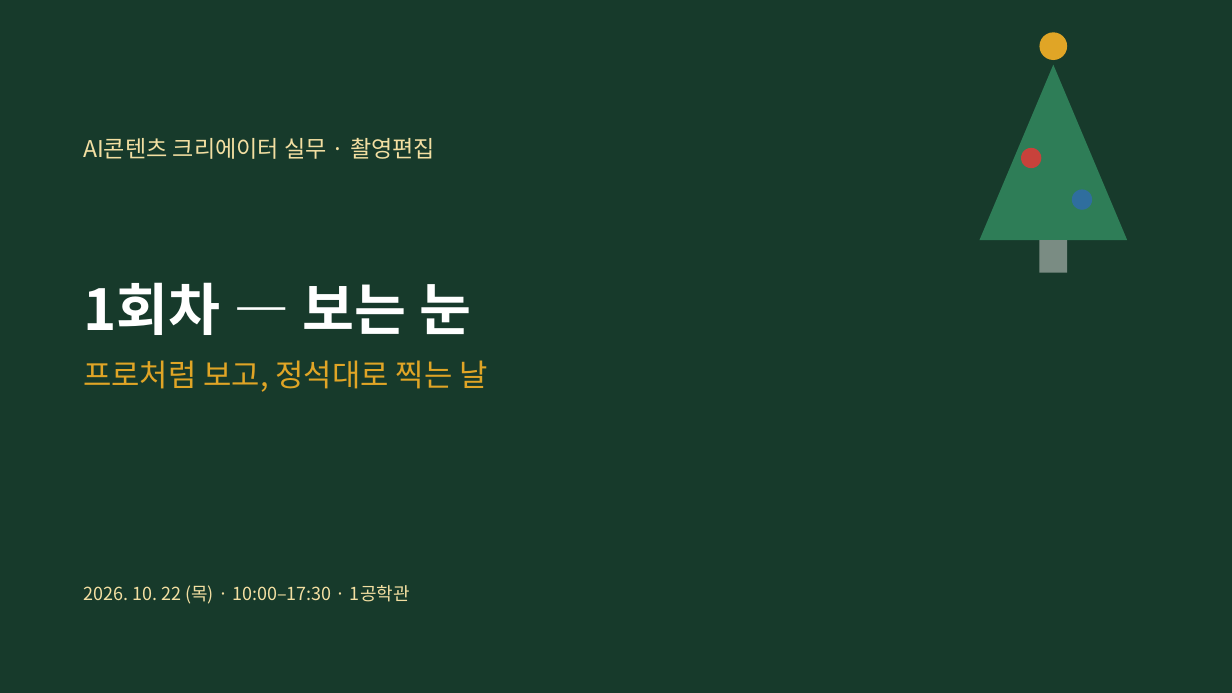
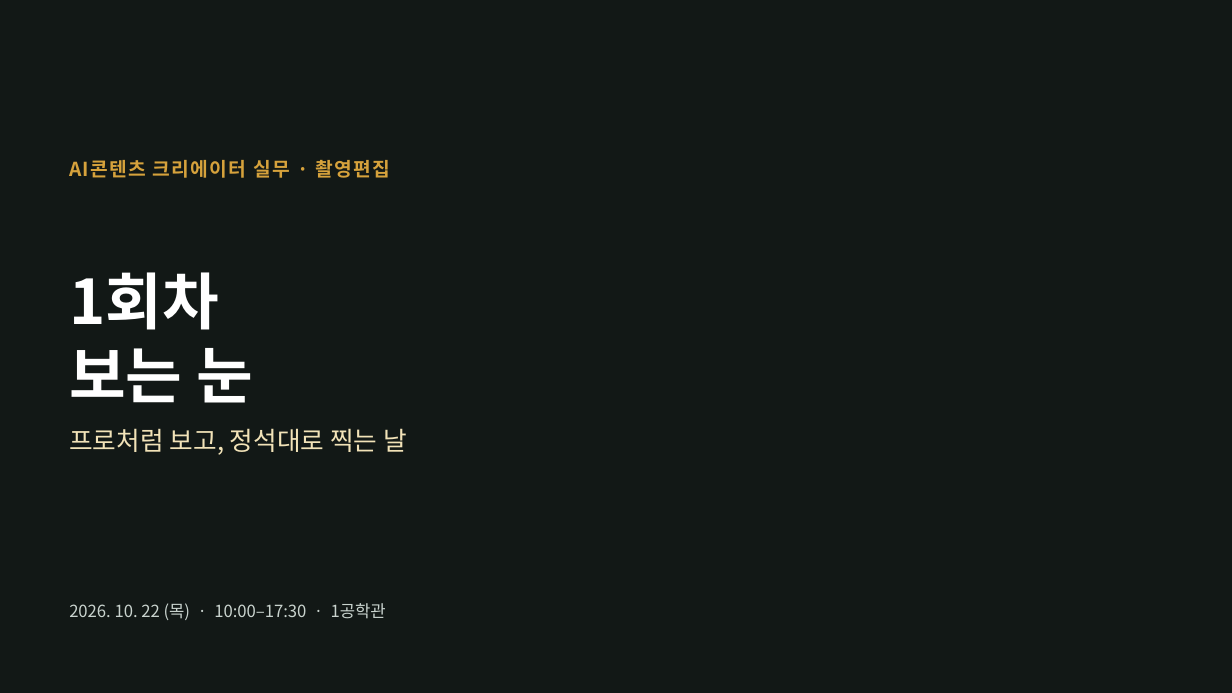
Before and after one commit to yujida/MARUBIT, a slide deck: slide 1 of lectures/01/1회차_보는눈_슬라이드.pptx. Drawn at 1232x693 pixels with LibreOffice and Linux fonts; fonts in the diff are those of the drawing; background and template pictures are left out. Boxes give left, top, right and bottom in pixels: in the first picture for what was removed or moved away, otherwise in the second. Text is boxed around its words. In the diff, an @@ line names an element or a change of style, - is before the commit and + after.

```diff
--- a/lectures/01/1회차_보는눈_슬라이드.pptx
+++ b/lectures/01/1회차_보는눈_슬라이드.pptx
@@ background #173A2B to picture (left out) @@
@@ ellipse removed at bbox=[1040, 32, 1067, 60] @@
@@ triangle removed at bbox=[980, 65, 1128, 240] @@
@@ ellipse removed at bbox=[1021, 148, 1042, 168] @@
@@ text "AI콘텐츠 크리에이터 실무 · 촬영편집": place and size @@
-text "AI콘텐츠 크리에이터 실무 · 촬영편집" at bbox=[83, 138, 435, 159]
+text "AI콘텐츠 크리에이터 실무 · 촬영편집" at bbox=[69, 160, 391, 178]
@@ text "AI콘텐츠 크리에이터 실무 · 촬영편집" at bbox=[69, 160, 391, 178]: size 18 to 15 pt, text colour #F3DFA2 to #D6A23C, letter spacing 0 to 1 pt, bold on @@
@@ ellipse removed at bbox=[1072, 189, 1092, 210] @@
@@ rectangle removed at bbox=[1040, 240, 1067, 273] @@
@@ title at bbox=[69, 272, 254, 403]: text changed; size 44 to 48 pt @@
-1회차 — 보는 눈
+1회차
+보는 눈
@@ text "프로처럼 보고, 정석대로 찍는 날": place and size @@
-text "프로처럼 보고, 정석대로 찍는 날" at bbox=[83, 360, 487, 392]
+text "프로처럼 보고, 정석대로 찍는 날" at bbox=[69, 428, 407, 455]
@@ text "프로처럼 보고, 정석대로 찍는 날" at bbox=[69, 428, 407, 455]: size 24 to 20 pt, text colour #E0A526 to #F2E3B8 @@
@@ text "2026. 10. 22 (목) · ...": place and size @@
-text "2026. 10. 22 (목) · ..." at bbox=[83, 585, 410, 604]
+text "2026. 10. 22 (목) · ..." at bbox=[69, 603, 386, 620]
@@ text "2026. 10. 22 (목) · ..." at bbox=[69, 603, 386, 620]: size 14 to 13 pt, text colour #F3DFA2 to #C9D3CE @@
```
Also in this commit, not shown: 47 other slides changed, 9 slides added, 6 slides removed, 11 other files.
